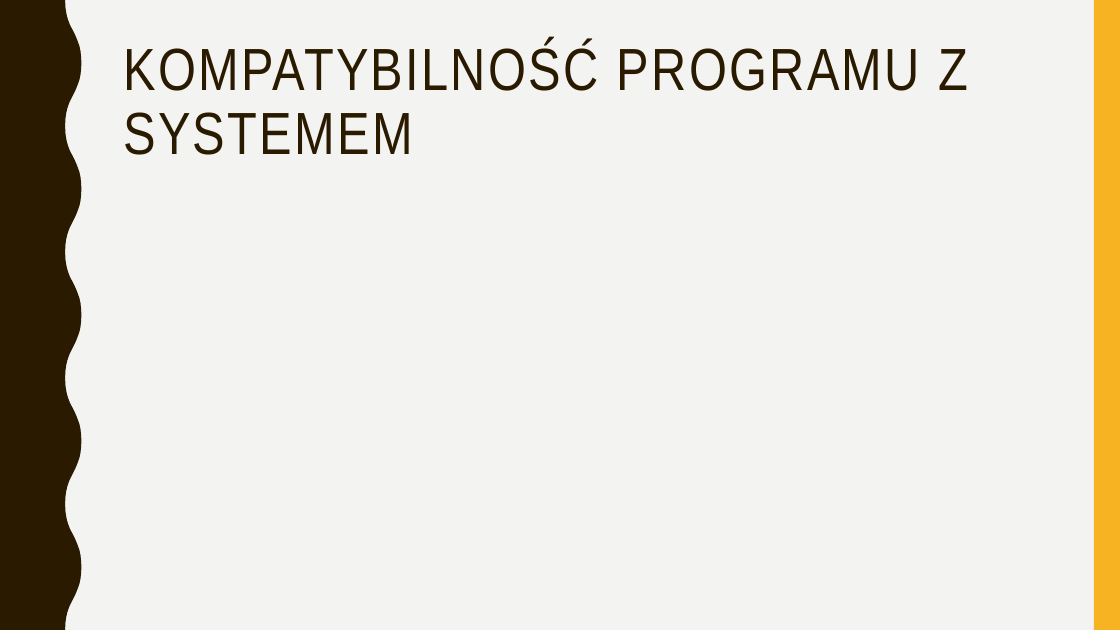
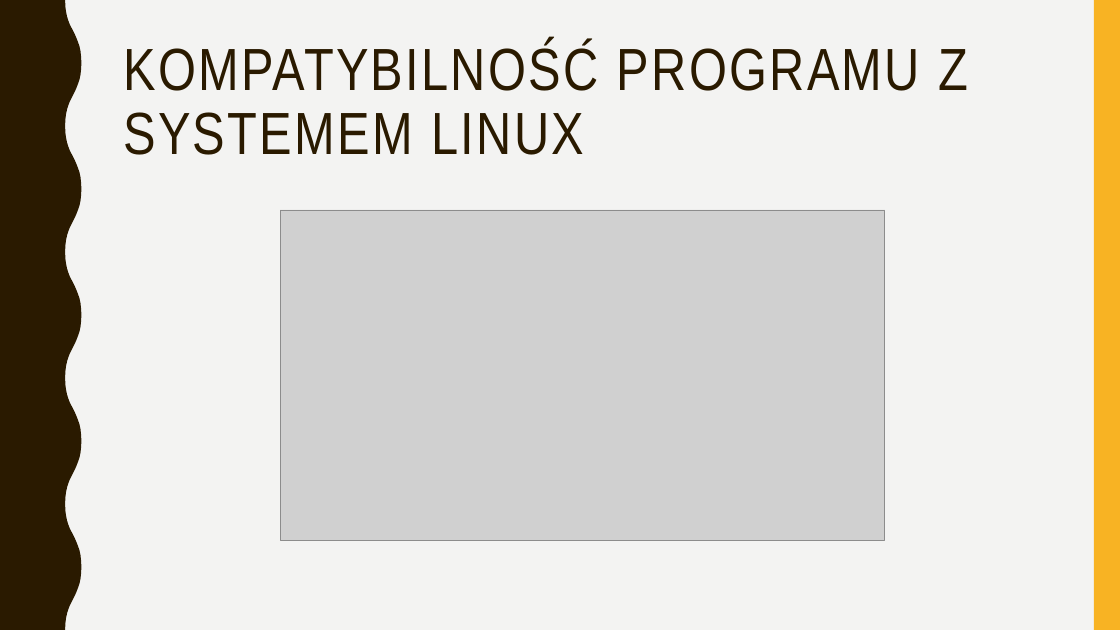
Before and after one commit to Sobiechh/ZSI, a slide deck: slide 5 of MODUL 1/Moduł1.pptx. Drawn at 1120x630 pixels with LibreOffice and Linux fonts; fonts in the diff are those of the drawing; grey boxes stand for pictures. Boxes give left, top, right and bottom in pixels: in the first picture for what was removed or moved away, otherwise in the second. Text is boxed around its words. In the diff, an @@ line names an element or a change of style, - is before the commit and + after.

```diff
--- a/MODUL 1/Moduł1.pptx
+++ b/MODUL 1/Moduł1.pptx
@@ title at [123, 42, 968, 155]: text changed @@
-KOMPATYBILNOŚĆ PROGRAMU Z SYSTEMEM
+KOMPATYBILNOŚĆ PROGRAMU Z SYSTEMEM LINUX
@@ picture added at [280, 210, 885, 540] @@
```
Also in this commit, not shown: 1 other slide changed, 8 slides added.
